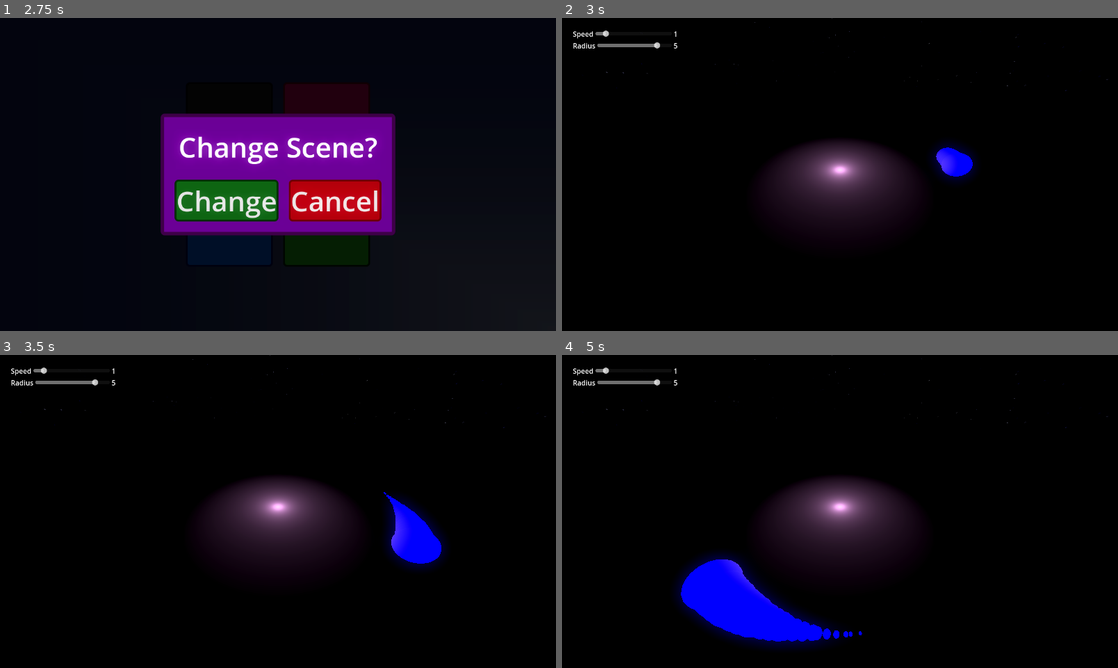
Above: before the commit, frames 1-4 (two rows, left to right).
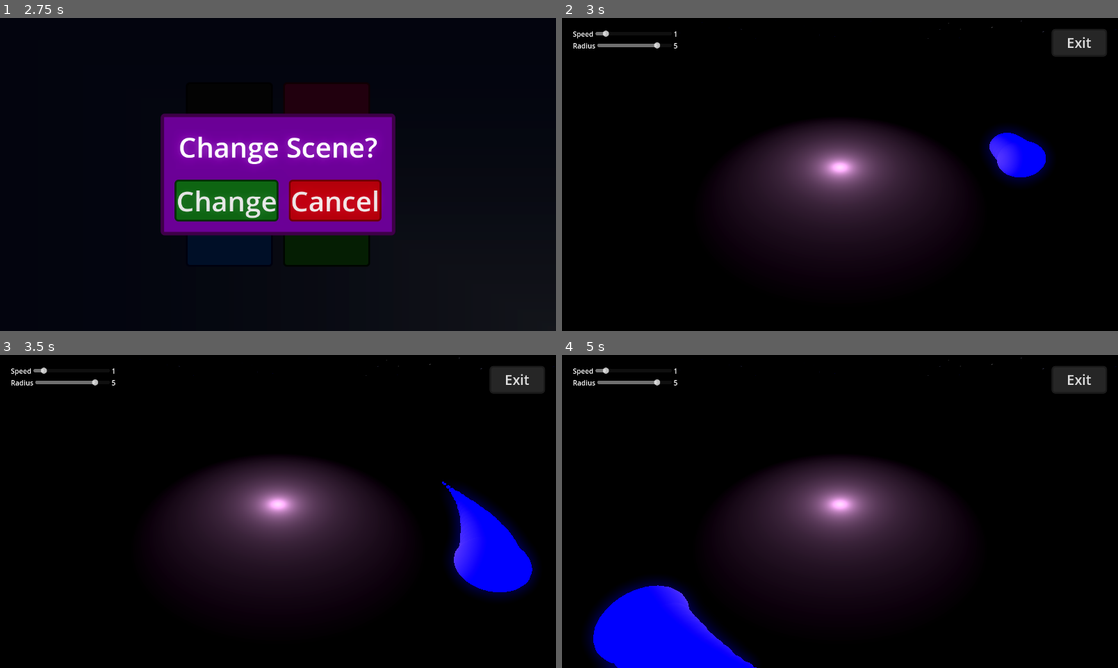
Above: after the commit, the same moments.

Repository: ash4rk/sphere-around-the-campfire
Game: Godot game, scene res://main.tscn
Two runs of this game, one before a commit and one after it. Both use one fixed random seed, a clock stepped at 60 frames per second and the inputs below.
Inputs (mouse positions are in pixels of both pictures, inside the frame that each line leads up to):
- Up to frame 1 (2.75 s): click "№1 Change Scene" at 0.5 s; click "№3 Shuffle" at 1.25 s; click "№2 UI Effect" at 2 s
- Up to frame 2 (3 s): click "Change" at 2.75 s
- Up to frame 3 (3.5 s): no input
- Up to frame 4 (5 s): move the mouse to (962, 495) at 3.52 s; move the mouse to (728, 527) at 4.27 s

Frame 1 is identical in both runs. In frame 2, 8.9% of the frame differs, in the area x 7-100%, y 0-65%; in frame 3, 12%; in frame 4, 17%, in the area x 4-100%, y 0-100%.

Commit message:
FEAT: Implement back button, refactor scene loading

Diff:
--- /dev/null
+++ b/autoload/scene_loader.gd
@@ -0,0 +1,12 @@
+extends Node
+
+enum LEVELS { MAIN_MENU, SPHERE_LEVEL, EMPTY_LEVEL }
+
+const LEVEL_SCENES = {
+	LEVELS.MAIN_MENU : preload("res://main.tscn"),
+	LEVELS.SPHERE_LEVEL : preload("res://scenes/sphere_and_fire.tscn"),
+	LEVELS.EMPTY_LEVEL : preload("res://scenes/empty.tscn"),
+}
+
+func change_scene(level: LEVELS):
+	get_tree().change_scene_to_packed(LEVEL_SCENES[level])
--- a/main.tscn
+++ b/main.tscn
@@ -1,11 +1,10 @@
-[gd_scene load_steps=22 format=3 uid="uid://bn8flcsoje6e6"]
+[gd_scene load_steps=21 format=3 uid="uid://bn8flcsoje6e6"]
 
 [ext_resource type="Shader" path="res://assets/main_bg.gdshader" id="1_ecbd2"]
 [ext_resource type="Script" path="res://scenes/menu/exit_button.gd" id="1_wtym7"]
 [ext_resource type="Theme" uid="uid://cqx7a2for4r1c" path="res://assets/theme.tres" id="1_ye73f"]
 [ext_resource type="Script" path="res://scenes/menu/shuffle_button.gd" id="2_677ww"]
 [ext_resource type="Script" path="res://scenes/menu/change_scene_button.gd" id="2_iaymu"]
-[ext_resource type="PackedScene" uid="uid://bllbepjpxmjuo" path="res://scenes/sphere_and_fire.tscn" id="3_ei0tb"]
 [ext_resource type="Script" path="res://scenes/menu/ui_effect_button.gd" id="5_j56rl"]
 [ext_resource type="Shader" path="res://scenes/ui-effects/glitch.gdshader" id="5_m1gtu"]
 [ext_resource type="Script" path="res://scenes/ui-effects/glitch_effect.gd" id="6_j0upb"]
@@ -195,7 +194,8 @@
 text = "№1
 Change Scene"
 script = ExtResource("2_iaymu")
-SCENE_TO_CHANGE = ExtResource("3_ei0tb")
+SCENE_TO_CHANGE = 1
+is_dialog_need = true
 
 [node name="ShuffleButton" type="Button" parent="GridContainer"]
 custom_minimum_size = Vector2(200, 200)
--- a/project.godot
+++ b/project.godot
@@ -15,6 +15,10 @@
 config/features=PackedStringArray("4.0", "Forward Plus")
 config/icon="res://icon.svg"
 
+[autoload]
+
+SceneLoader="*res://autoload/scene_loader.gd"
+
 [display]
 
 window/size/viewport_width=1280
--- a/scenes/menu/change_scene_button.gd
+++ b/scenes/menu/change_scene_button.gd
@@ -1,15 +1,19 @@
 extends Button
 
 @onready var DIALOG_SCENE = preload("res://scenes/menu/custom_dialog.tscn")
-@export var SCENE_TO_CHANGE = preload("res://scenes/empty.tscn")
+@export var SCENE_TO_CHANGE: SceneLoader.LEVELS = SceneLoader.LEVELS.EMPTY_LEVEL
+@export var is_dialog_need: bool = false
 
 func _on_pressed():
-	var exit_instance: CustomDialog = DIALOG_SCENE.instantiate()
-	exit_instance.text = "Change Scene?"
-	exit_instance.yes_button_text = "Change"
-	exit_instance.no_button_text = "Cancel"
-	get_tree().root.add_child(exit_instance)
-	exit_instance.yes_button_pressed.connect(change_scene)
+	if is_dialog_need:
+		var exit_instance: CustomDialog = DIALOG_SCENE.instantiate()
+		exit_instance.text = "Change Scene?"
+		exit_instance.yes_button_text = "Change"
+		exit_instance.no_button_text = "Cancel"
+		get_tree().root.add_child(exit_instance)
+		exit_instance.yes_button_pressed.connect(change_scene)
+	else:
+		change_scene()
 
 func change_scene():
-	get_tree().change_scene_to_packed(SCENE_TO_CHANGE)
+	SceneLoader.change_scene(SCENE_TO_CHANGE)
--- a/scenes/sphere_and_fire.tscn
+++ b/scenes/sphere_and_fire.tscn
@@ -1,9 +1,11 @@
-[gd_scene load_steps=10 format=3 uid="uid://bllbepjpxmjuo"]
+[gd_scene load_steps=12 format=3 uid="uid://bllbepjpxmjuo"]
 
 [ext_resource type="PackedScene" uid="uid://dwvwl8uyu18am" path="res://scenes/fire.tscn" id="1_gosva"]
 [ext_resource type="Texture2D" uid="uid://b8qmbandcxqsc" path="res://assets/equitangular_stars_sky.png" id="2_0i614"]
 [ext_resource type="PackedScene" uid="uid://ccbd05vygv0nb" path="res://scenes/sphere.tscn" id="3_m4p52"]
 [ext_resource type="Script" path="res://scenes/level_ui.gd" id="4_4u6iv"]
+[ext_resource type="Theme" uid="uid://cqx7a2for4r1c" path="res://assets/theme.tres" id="4_h3ydh"]
+[ext_resource type="Script" path="res://scenes/menu/change_scene_button.gd" id="6_mgdxu"]
 
 [sub_resource type="PanoramaSkyMaterial" id="PanoramaSkyMaterial_miy3e"]
 panorama = ExtResource("2_0i614")
@@ -53,7 +55,6 @@
 
 [node name="Camera3D" type="Camera3D" parent="."]
 transform = Transform3D(1, 0, 0, 0, 0.791224, 0.611527, 0, -0.611527, 0.791224, 0, 4, 5.5)
-fov = 100.0
 
 [node name="UILayer" type="CanvasLayer" parent="."]
 
@@ -64,6 +65,7 @@
 anchor_bottom = 1.0
 grow_horizontal = 2
 grow_vertical = 2
+theme = ExtResource("4_h3ydh")
 script = ExtResource("4_4u6iv")
 sphere = NodePath("../../Sphere")
 
@@ -115,5 +117,22 @@
 layout_mode = 2
 text = "0.0"
 
+[node name="ExitButton" type="Button" parent="UILayer/UI"]
+custom_minimum_size = Vector2(128, 64)
+layout_mode = 1
+anchors_preset = 1
+anchor_left = 1.0
+anchor_right = 1.0
+offset_left = -91.0
+offset_top = 25.0
+offset_right = -25.0
+offset_bottom = 78.0
+grow_horizontal = 0
+theme_override_font_sizes/font_size = 32
+text = "Exit"
+script = ExtResource("6_mgdxu")
+SCENE_TO_CHANGE = 0
+
 [connection signal="value_changed" from="UILayer/UI/VBoxContainer/SpeedContainer/SpeedHSlider" to="UILayer/UI" method="_on_speed_h_slider_value_changed"]
 [connection signal="value_changed" from="UILayer/UI/VBoxContainer/RadiusContainer/RadiusHSlider" to="UILayer/UI" method="_on_radius_h_slider_value_changed"]
+[connection signal="pressed" from="UILayer/UI/ExitButton" to="UILayer/UI/ExitButton" method="_on_pressed"]
